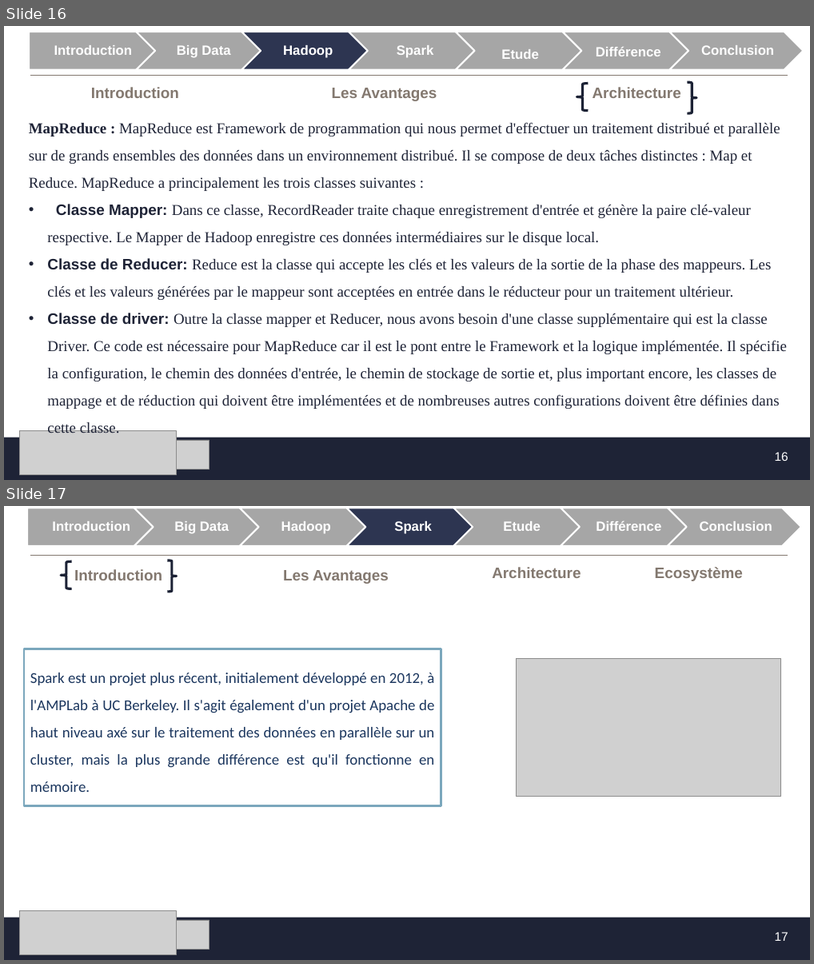
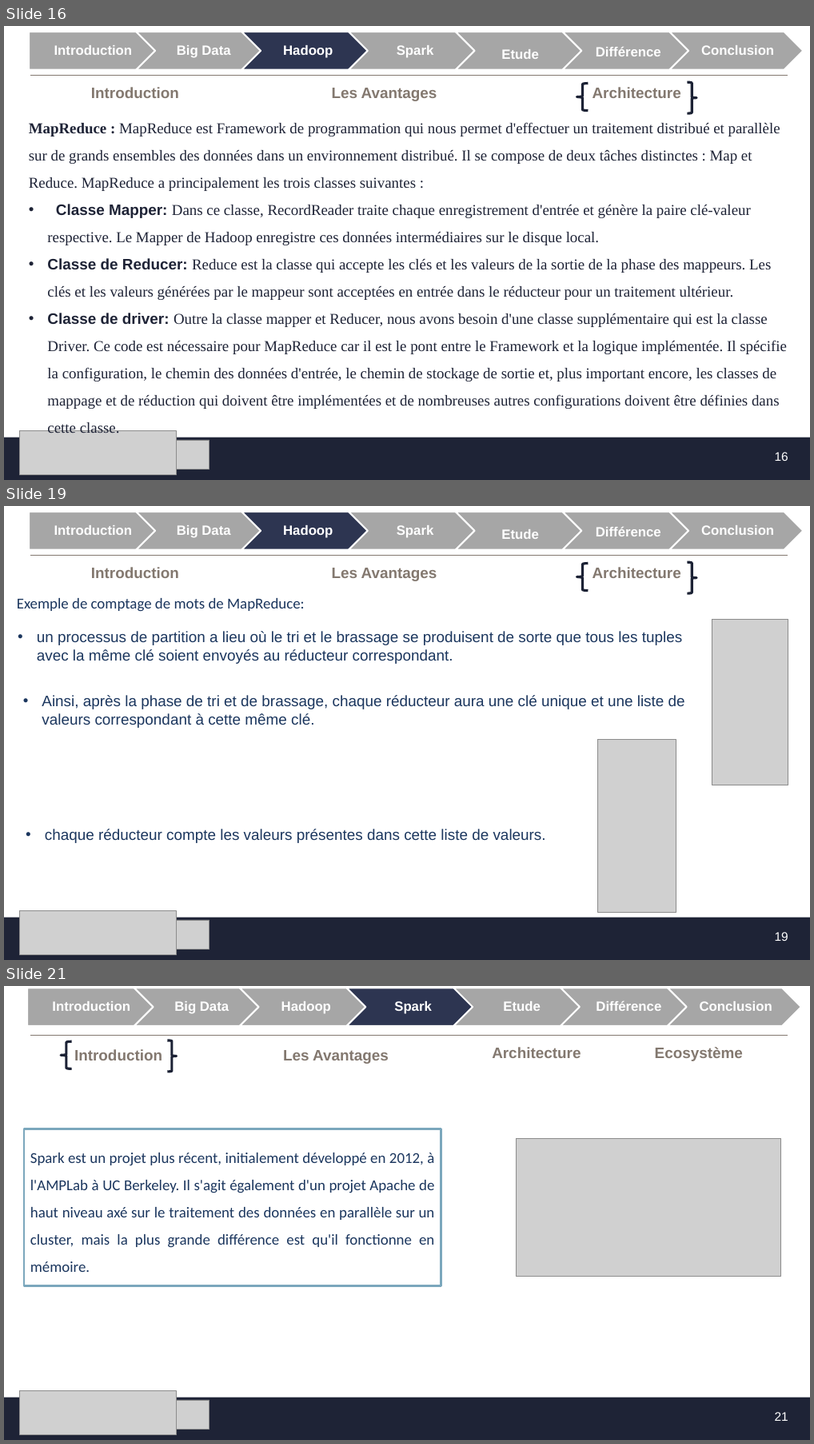
Before and after one commit to MF-13/E-Learning_Platforme, a slide deck: SFE/Présentation_SFE.pptx. Shown one above the other, each under a label of ours: slides 16 and 17 before the commit, slides 16, 19 and 21 after it; the slides between them are not shown. The pictures are 814x964 and 814x1444 pixels, drawn with LibreOffice and Linux fonts; fonts in the diff are those of the drawing; grey boxes stand for pictures; background and template pictures are left out. Boxes give left, top, right and bottom in pixels: in the first picture for what was removed or moved away, otherwise in the second. Text is boxed around its words. In the diff, an @@ line names an element or a change of style, - is before the commit and + after.

```diff
--- a/SFE/Présentation_SFE.pptx
+++ b/SFE/Présentation_SFE.pptx
@@ slide 19 added at [4, 506, 810, 960], background #FFFFFF; not listed: 4 template elements that a slide beside it also shows @@
@@ group added at [29, 512, 804, 549]: 7 texts, 6 chevrons, 1 pentagon arrow @@
+Introduction
+Big Data
+Hadoop
+Spark
+Etude
+Différence
+Conclusion
@@ title added at [91, 567, 179, 578], 18 pt, text #83786F, bold @@
+Introduction
@@ text added at [332, 568, 438, 581], 18 pt, text #83786F, bold @@
+Les Avantages
@@ left brace added at [578, 564, 589, 591], outline #1D2235 3 pt @@
@@ text added at [593, 567, 682, 578], 18 pt, text #83786F, bold @@
+Architecture
@@ right brace added at [687, 562, 697, 594], outline #1D2235 3 pt @@
@@ text added at [17, 598, 305, 612], 18 pt, text #1B365E @@
+Exemple de comptage de mots de MapReduce:
@@ picture added at [712, 619, 789, 785] @@
@@ text added at [37, 631, 682, 664], 18 pt, text #1B365E @@
+• un processus de partition a lieu où le tri et le brassage se produisent de sorte que tous les tuples avec la même clé soient envoyés au réducteur correspondant.
@@ text added at [42, 695, 686, 728], 18 pt, text #1B365E @@
+• Ainsi, après la phase de tri et de brassage, chaque réducteur aura une clé unique et une liste de valeurs correspondant à cette même clé.
@@ picture added at [598, 739, 677, 912] @@
@@ text added at [45, 828, 546, 843], 18 pt, text #1B365E @@
+• chaque réducteur compte les valeurs présentes dans cette liste de valeurs.
@@ picture added at [20, 911, 177, 954] @@
@@ picture added at [20, 920, 209, 949] @@
@@ page number added at [775, 932, 789, 940], 14.7 pt, text #FFFFFF @@
+19
@@ what was slide 17 is now slide 21 @@
@@ page number at [775, 1412, 789, 1420]: text changed @@
-17
+21
```
Also in this commit, not shown: 3 other slides added.
